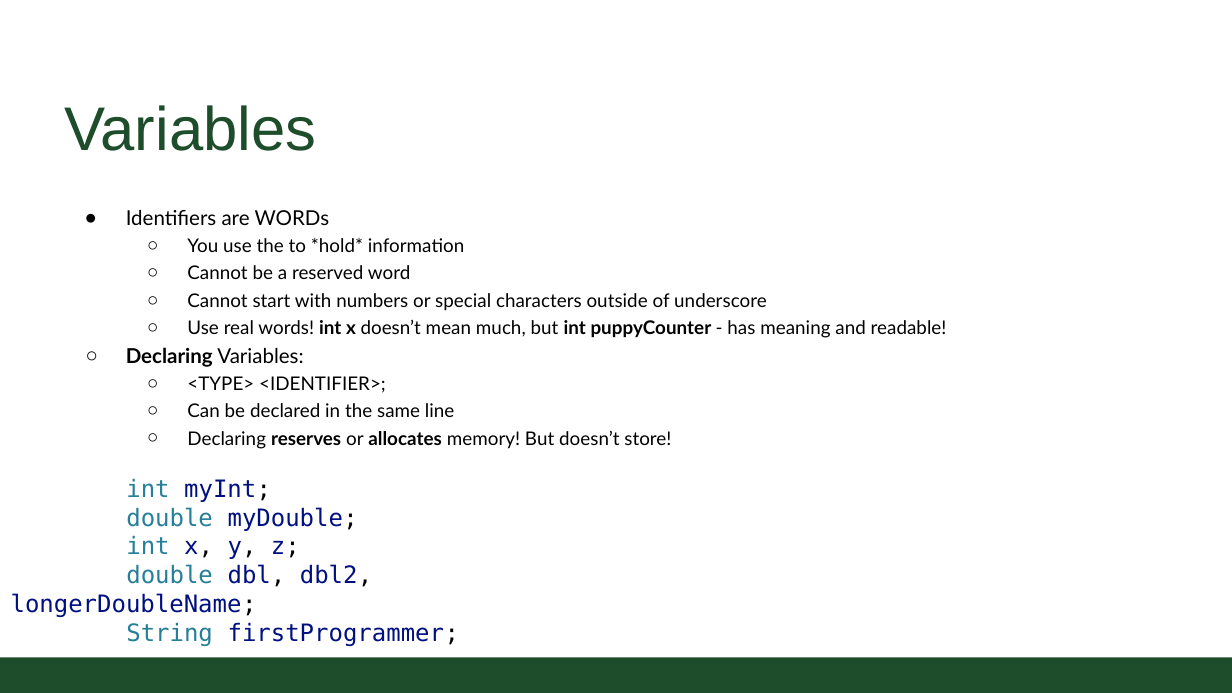
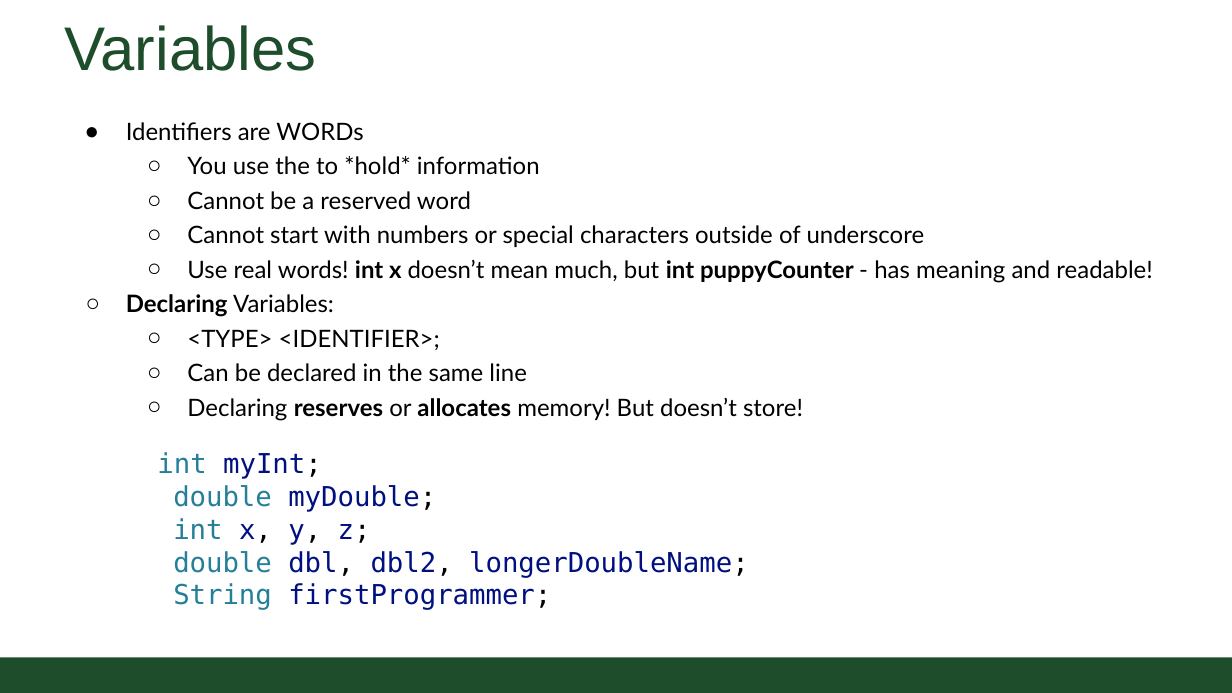
Before and after one commit to CSU-CompSci-CS163-4/Handouts, a slide deck: slide 7 of slides/On-Campus/02_01_Variables.pptx (slide 6 before the commit). Drawn at 1232x693 pixels with LibreOffice and Linux fonts; fonts in the diff are those of the drawing; background and template pictures are left out. Boxes give left, top, right and bottom in pixels: in the first picture for what was removed or moved away, otherwise in the second. Text is boxed around its words. In the diff, an @@ line names an element or a change of style, - is before the commit and + after.

Commit message:
Updated variables lecture

```diff
--- a/slides/On-Campus/02_01_Variables.pptx
+++ b/slides/On-Campus/02_01_Variables.pptx
@@ title "Variables": place and size @@
-title "Variables" at [64,105,316,151]
+title "Variables" at [64,25,316,71]
@@ text "Identifiers are WORDs": place and size @@
-text "Identifiers are WORDs" at [126,210,947,449]
+text "Identifiers are WORDs" at [126,122,1152,421]
@@ text "Identifiers are WORDs" at [126,122,1152,421]: size 12 to 14 pt in "Identifiers are WORDs", "Declaring Variables:"; size 11 to 14 pt in "You use the to *hold* information", "Cannot be a reserved word", "Cannot start with numbers or special characters ...", "Use real words! int x doesn’t mean ..." and 3 more places @@
@@ text "int myInt;": place and size @@
-text "int myInt;" at [11,478,459,646]
+text "int myInt;" at [157,452,749,610]
@@ text "int myInt;" at [157,452,749,610]: size 14 to 16 pt @@
```
Also in this commit, not shown: 12 other slides changed, 1 slide added.
